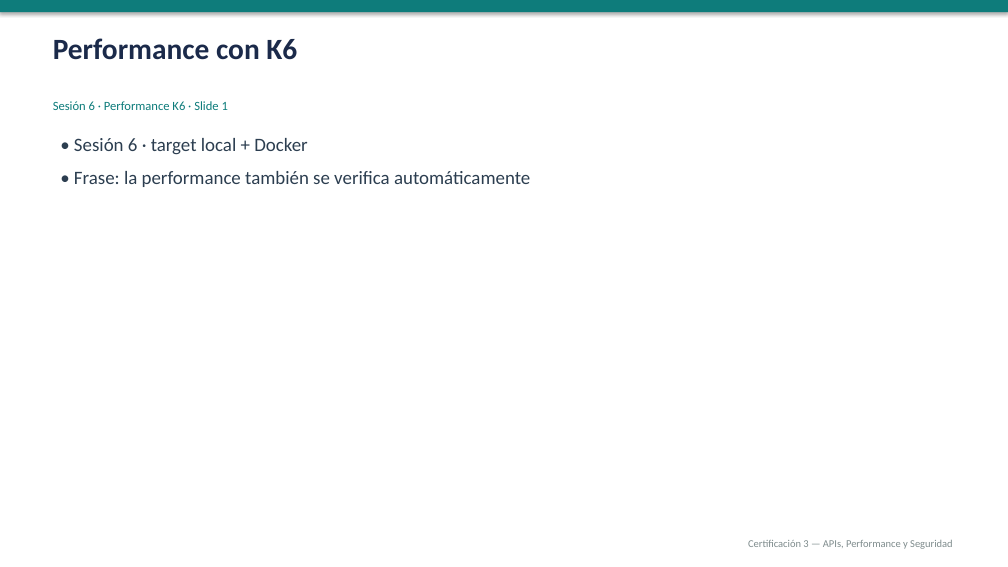
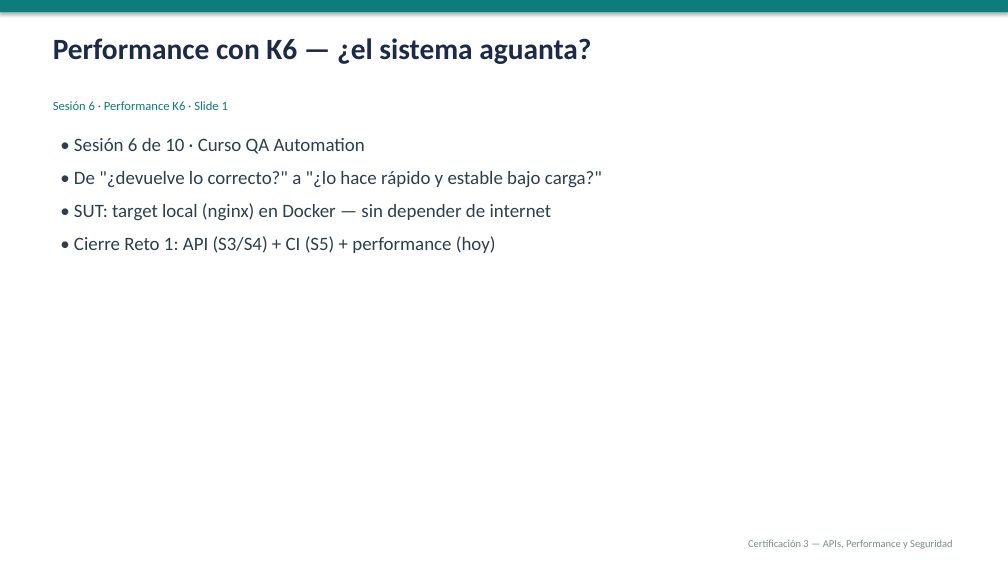
Before and after one commit to gbarandica/qa-automation-certification-3, a slide deck: slide 1 of sesiones/sesion-06/sesion-06.pptx. Drawn at 1008x567 pixels with LibreOffice and Linux fonts; fonts in the diff are those of the drawing. Boxes give left, top, right and bottom in pixels: in the first picture for what was removed or moved away, otherwise in the second. Text is boxed around its words. In the diff, an @@ line names an element or a change of style, - is before the commit and + after.

Commit message:
feat: agregar laboratorio de performance con K6 (Sesión 6)

```diff
--- a/sesiones/sesion-06/sesion-06.pptx
+++ b/sesiones/sesion-06/sesion-06.pptx
@@ text at (53,38,591,64): text changed @@
-Performance con K6
+Performance con K6 — ¿el sistema aguanta?
@@ text at (74,138,602,253): text changed @@
-• Sesión 6 · target local + Docker
-• Frase: la performance también se verifica automáticamente
+• Sesión 6 de 10 · Curso QA Automation
+• De "¿devuelve lo correcto?" a "¿lo hace rápido y estable bajo carga?"
+• SUT: target local (nginx) en Docker — sin depender de internet
+• Cierre Reto 1: API (S3/S4) + CI (S5) + performance (hoy)
```
Also in this commit, not shown: 19 other slides changed, 16 other files.
